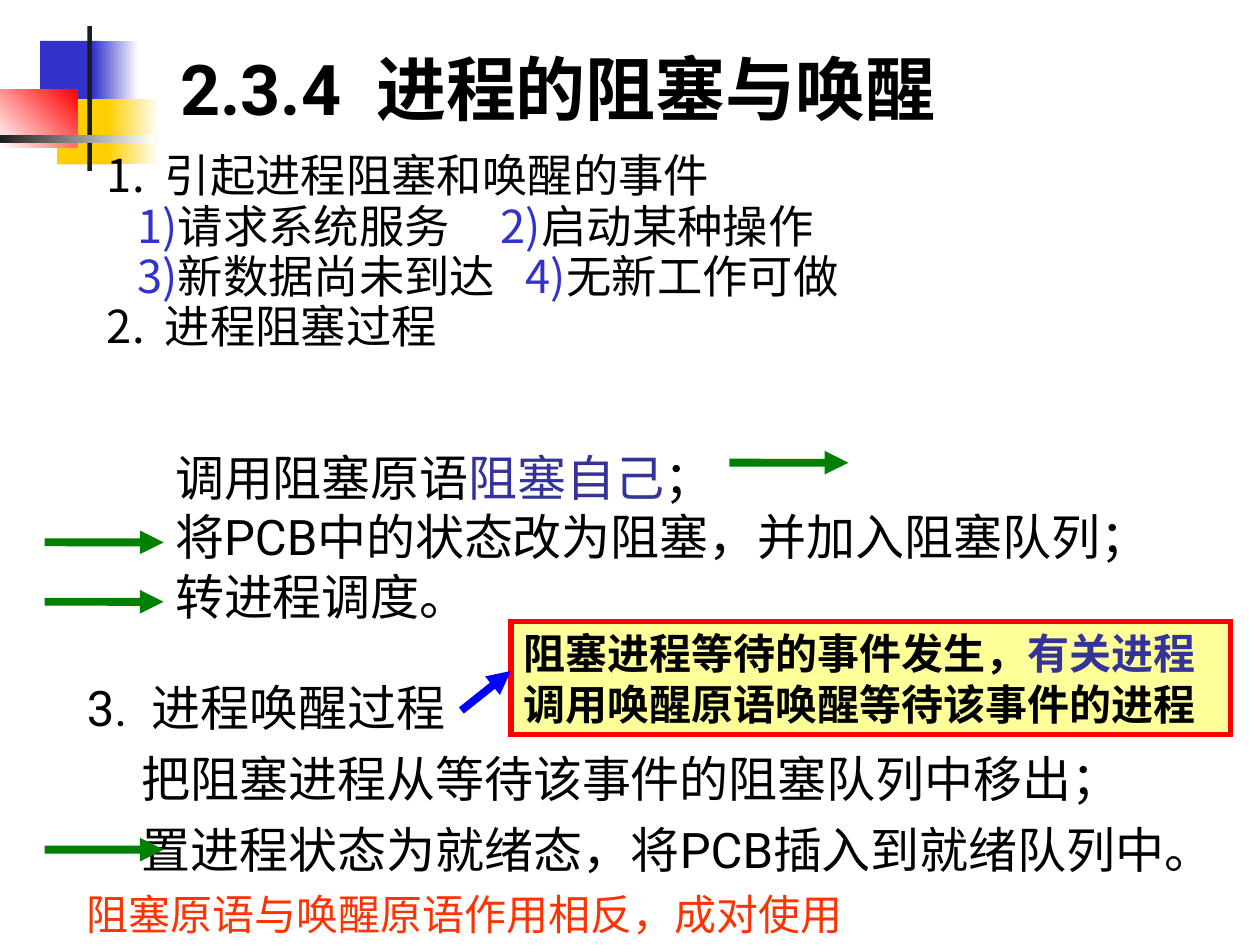
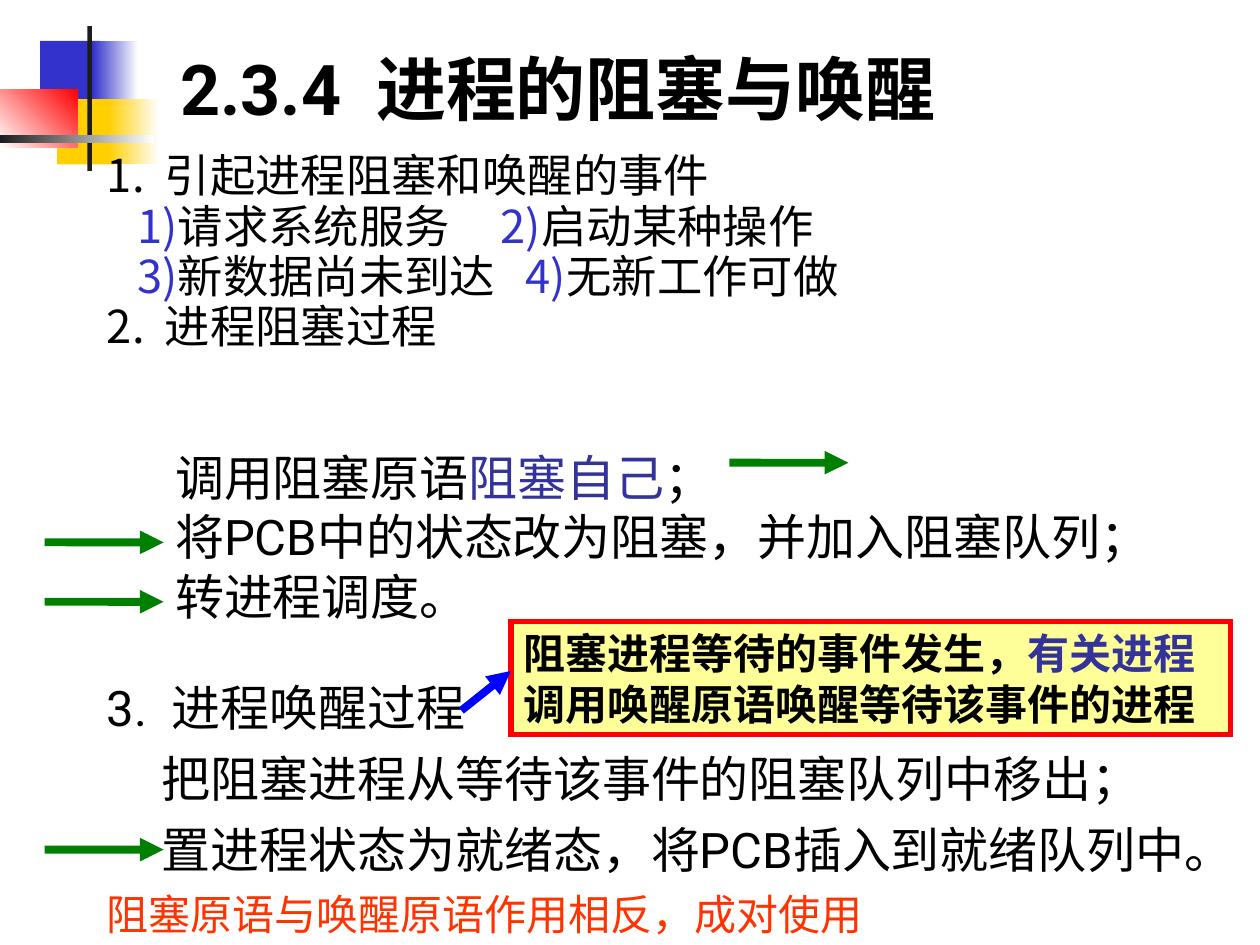
Before and after one commit to edu2act/course-OS, a slide deck: slide 52 of materials/slides/OS_Chap 2.ppt. Drawn at 1260x945 pixels with LibreOffice and Linux fonts; fonts in the diff are those of the drawing. Boxes give left, top, right and bottom in pixels: in the first picture for what was removed or moved away, otherwise in the second. Text is boxed around its words. In the diff, an @@ line names an element or a change of style, - is before the commit and + after.

```diff
--- a/materials/slides/OS_Chap 2.ppt
+++ b/materials/slides/OS_Chap 2.ppt
@@ text "3. 进程唤醒过程": place and size @@
-text "3. 进程唤醒过程" at (87, 684, 1214, 935)
+text "3. 进程唤醒过程" at (107, 684, 1234, 935)
```
Also in this commit, not shown: 13 other slides changed, 2 other files.
